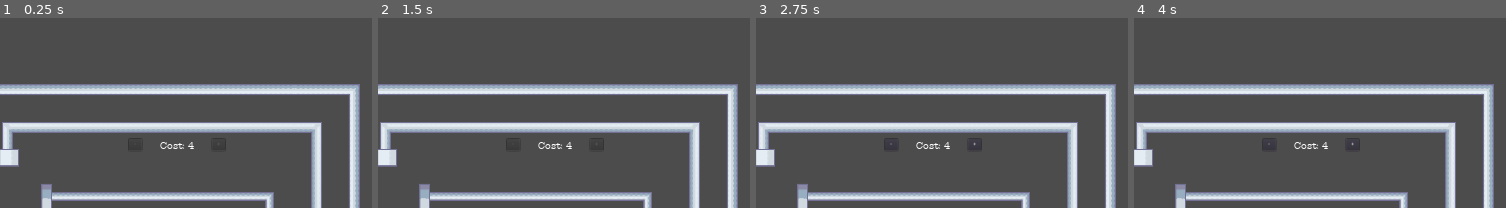
Above: before the commit, frames 1-4 (left to right).
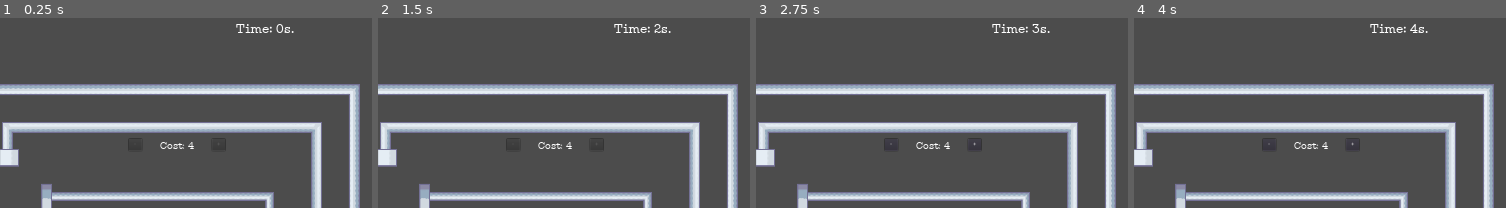
Above: after the commit, the same moments.

Repository: se-rai-na/HPCN-Game
Game: Godot game, scene res://levels/Level_3.tscn
The game is run twice, just before and just after one commit, with the same random seed, the same clock (stepped at 60 frames per second) and the same inputs. This scene is started directly instead of the project's main scene.
Inputs (mouse positions are % of the whole screen's width and height, from its top left):
- Up to frame 1 (0.25 s): no input
- Up to frame 2 (1.5 s): move the mouse to (73, 49) at 0.52 s; click (73, 49) at 0.67 s; tap Enter at 1.25 s; move the mouse to (28, 61) at 1.27 s; click (28, 61) at 1.42 s
- Up to frame 3 (2.75 s): click "+" at 2 s
- Up to frame 4 (4 s): click "-" at 2.75 s; click "+" at 3.5 s
The pictures show only the part of the screen within x 50-100%, y 0-50%; the shares and areas given below are measured in that part.

The runs differ from the first frame. In frame 1, 0.3% of the frame differs, in the area x 63-80%, y 3-8%; in frame 2, 0.3%, in the area x 63-79%, y 3-8%; in frame 3, 0.3%; in frame 4, 0.3%.

Commit message:
Adding a HUD to display score and timer for each level

Diff:
--- a/Network/levels/Level_2.gd
+++ b/Network/levels/Level_2.gd
@@ -4,6 +4,8 @@
 #"1" refers to top pipe/water system, "2" refers to bottom pipe/water system
 
 extends Node
+
+signal level_success
 
 #timer controls the speed that water tiles populate
 var _timer = null
@@ -96,7 +98,6 @@
 	calculateScore(timeResult)
 	$Return.disabled = false
 	$Return.show()
-	$score_background.show()
 	$Message.text = "Level complete!"
 	$Score2.show()
 	$levelScore.text = "Score: " + str(score)
--- a/Network/levels/Level_2.tscn
+++ b/Network/levels/Level_2.tscn
@@ -237,21 +237,6 @@
 [sub_resource type="DynamicFont" id=10]
 font_data = ExtResource( 2 )
 
-[sub_resource type="StyleBoxFlat" id=17]
-bg_color = Color( 0.913725, 0.878431, 0.878431, 1 )
-border_width_left = 10
-border_width_top = 10
-border_width_right = 10
-border_width_bottom = 10
-border_color = Color( 0.956863, 0.921569, 0.921569, 1 )
-border_blend = true
-corner_radius_top_left = 50
-corner_radius_top_right = 50
-corner_radius_bottom_right = 50
-corner_radius_bottom_left = 50
-shadow_color = Color( 0.890196, 0.886275, 0.886275, 0.6 )
-shadow_size = 10
-
 [sub_resource type="DynamicFont" id=15]
 size = 80
 font_data = ExtResource( 2 )
@@ -265,6 +250,7 @@
 font_data = ExtResource( 2 )
 
 [sub_resource type="DynamicFont" id=18]
+size = 25
 font_data = ExtResource( 2 )
 
 [node name="Level_2" type="Node"]
@@ -499,16 +485,7 @@
 custom_fonts/font = SubResource( 10 )
 text = "X"
 
-[node name="score_background" type="Label" parent="."]
-visible = false
-margin_left = 358.0
-margin_top = 52.0
-margin_right = 1585.0
-margin_bottom = 1006.0
-custom_styles/normal = SubResource( 17 )
-
 [node name="Score2" type="Label" parent="."]
-visible = false
 anchor_right = 0.536
 anchor_bottom = 0.252
 margin_left = 504.0
@@ -522,7 +499,6 @@
 valign = 1
 
 [node name="levelScore" type="Label" parent="."]
-visible = false
 margin_left = 673.0
 margin_top = 470.0
 margin_right = 1275.0
--- a/Network/levels/Level_3.gd
+++ b/Network/levels/Level_3.gd
@@ -47,6 +47,8 @@
 #scene management
 var main_scene
 signal comp_3
+
+#signal _complete
 
 func _ready():
 	#sets main scene to return when level is done
@@ -83,6 +85,8 @@
 
 	#processes complete level
 	if units_sent == units_required:
+		#emit_signal("_complete")
+		$HUD.scoreDisplay()
 		disable_buttons()
 		$Return.disabled = false
 		$Return.show()
@@ -350,3 +354,7 @@
 func _on_Return_pressed():
 	main_scene._comp(3)
 	self.queue_free()
+
+
+func _on_Node_tree_entered():
+	pass # Replace with function body.
--- a/Network/levels/Level_3.tscn
+++ b/Network/levels/Level_3.tscn
@@ -26,6 +26,7 @@
 [ext_resource path="res://images/sad_icon.png" type="Texture" id=24]
 [ext_resource path="res://images/happy_icon.png" type="Texture" id=25]
 [ext_resource path="res://images/soap_animation/soap_full/soap_full.tres" type="Texture" id=26]
+[ext_resource path="res://scenes/HUD.tscn" type="PackedScene" id=27]
 
 [sub_resource type="DynamicFont" id=6]
 size = 40
@@ -425,6 +426,8 @@
 [node name="Level_3" type="Node"]
 script = ExtResource( 1 )
 
+[node name="HUD" parent="." instance=ExtResource( 27 )]
+
 [node name="Watersource" type="Sprite" parent="."]
 position = Vector2( 184, 832 )
 texture = ExtResource( 2 )
--- /dev/null
+++ b/Network/scenes/HUD.tscn
@@ -0,0 +1,82 @@
+[gd_scene load_steps=6 format=2]
+
+[ext_resource path="res://resources/score_label.tres" type="StyleBox" id=1]
+[ext_resource path="res://resources/Type Machine.ttf" type="DynamicFontData" id=2]
+
+[sub_resource type="GDScript" id=1]
+script/source = "extends Node
+
+
+# Declare member variables here. Examples:
+# var a = 2
+# var b = \"text\"
+#onready var PlayerNode = get_node('level')
+var timer = 0
+var score
+#onready var level = get_node('Node')
+# Called when the node enters the scene tree for the first time.
+#func _ready():
+
+	#PlayerNode.connect(\"\", self, \"_process(delta)\")
+
+# Called every frame. 'delta' is the elapsed time since the previous frame.
+func _process(delta):
+	timer = timer + delta
+	$Display/time.text = \"Time: \" + str(round(timer)) + \"s.\"
+#	level.connect(\"_complete\", self, \"scoreDisplay\")
+
+func scoreDisplay(var maxScore, var minSecs):
+	#get time at completion of game
+	var timeResult = round(timer)
+	#stop the timer
+	set_process(false)
+	#calculate score based on the time it took
+	var score = calculateScore(maxScore, minSecs, timeResult)
+	#$score.text = \"works\"
+	$Display/score.show()
+
+func calculateScore(var maxScore, var minSecs, var timeResult):
+	var score
+	#e.g. up to 10 sec. still give you the highest points for a level(maxScore)
+	#10 sec would be minSecs
+	if timeResult <= minSecs:
+		score = maxScore
+	#if timeResult is higher than the threshold to get high score,
+	#one point for each second is subtracted
+	#you get at least 5 points for completing the game though
+	else:
+		score = maxScore - (timeResult - minSecs)
+		if score < 5:
+			score = 5
+	return score
+"
+
+[sub_resource type="DynamicFont" id=2]
+size = 32
+font_data = ExtResource( 2 )
+
+[sub_resource type="DynamicFont" id=3]
+size = 64
+font_data = ExtResource( 2 )
+
+[node name="Node" type="Node"]
+script = SubResource( 1 )
+
+[node name="Display" type="CanvasLayer" parent="."]
+
+[node name="time" type="Label" parent="Display"]
+margin_left = 1545.0
+margin_top = 43.0
+margin_right = 1846.0
+margin_bottom = 164.0
+custom_fonts/font = SubResource( 2 )
+
+[node name="score" type="Label" parent="Display"]
+visible = false
+margin_left = 716.0
+margin_top = 457.0
+margin_right = 1238.0
+margin_bottom = 612.0
+custom_fonts/font = SubResource( 3 )
+custom_styles/normal = ExtResource( 1 )
+text = "Hello it works"
--- a/Network/scenes/Main.gd
+++ b/Network/scenes/Main.gd
@@ -76,7 +76,7 @@
 
 #complete level function is called upon the completion of each level
 #this sets the respective flag in the LevelSelectionScreen node which then allows the player to start the next level
-#the pause screen is disabled and the "level" signal is emitted in order to show the level selection screen again
+#the pause screen is disabled and the "level" signal is eted in order to show the level selection screen again
 func _comp(var level):
 	$LevelSelectionScreen.set_flag(level)
 	$PauseScreen.disable()
Not shown: 1 places in Network/levels/Level_2.tscn that only renumber resources
Not shown: 1 places in Network/levels/Level_3.tscn that only renumber resources
